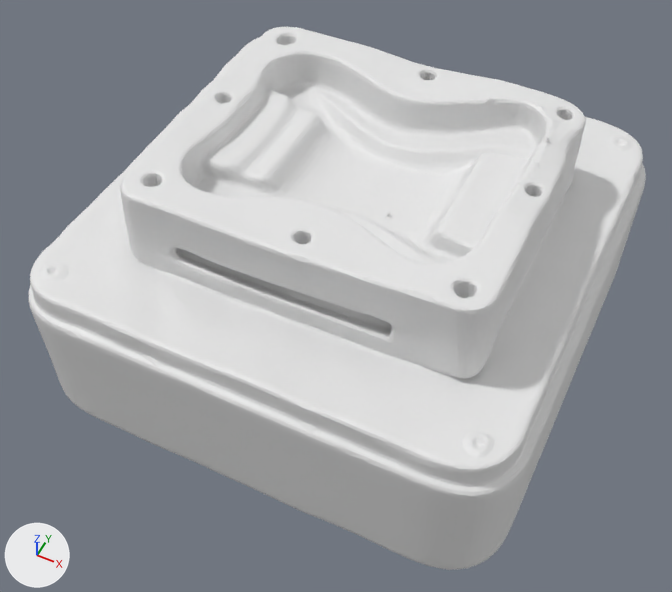
An edit to the glTF model public/3d/mold-prep.glb, drawn before and after from the same camera.
Before and after are seen from a 50 mm lens placed at (1.12, -2.43, 2.5), pointed at (0.0, -0.19, -0.3). Arrows for +X, +Y and +Z are at lower left; the lights stay in place. The picture after the commit comes second. Where no turn or scale is listed for an object, it has been applied to the vertices.

Script lines for the objects in view, before the commit:
```python
me_tmpwvbsk1a__ply = bpy.data.meshes.new('tmpwvbsk1a_.ply')
me_tmpwvbsk1a__ply.from_pydata(...)  # 10002 vertices, 20000 faces; spans x -1.0..0.96, y -0.96..1.0, z -0.64..0.39
ob_tmpwvbsk1a__ply = bpy.data.objects.new('tmpwvbsk1a_.ply', me_tmpwvbsk1a__ply)
ob_tmpwvbsk1a__ply.location = (0.0, 0.0, 0.0)
```
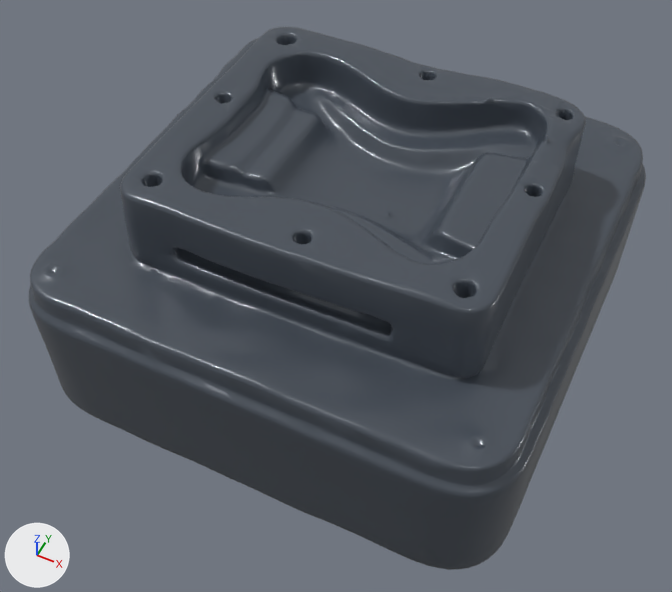
What changed in the scene script:
```text
Add img_mold_prep_normal:
    img_mold_prep_normal = load_image('mold-prep-normal', '_unpacked/mold-prep-normal', 512, 512, 'Non-Color')
Add mat_mold_prep_material:
    mat_mold_prep_material = bpy.data.materials.new('mold-prep-material')
    # colours: greyish blue #4a525c
    # uses the picture img_mold_prep_normal
Change me_tmpwvbsk1a__ply:
    where me_tmpwvbsk1a__ply.from_pydata(...)  # 10002 vertices, 20000 faces; spans x -1.0..0.96, y -0.96..1.0, z -0.64..0.39
    add me_tmpwvbsk1a__ply.materials.append(mat_mold_prep_material)
```

Pixel boxes (x1, y1, x2, y2) of what changed, in the pictures (672 x 592 px):
'tmpwvbsk1a_.ply', recoloured (white to grey)
    both: (29, 27, 646, 570)
